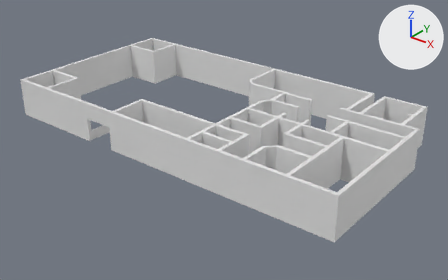
The Blender file Restaurante Universitário/Arquivo blend/restaurante.blend: old version first, new version second.
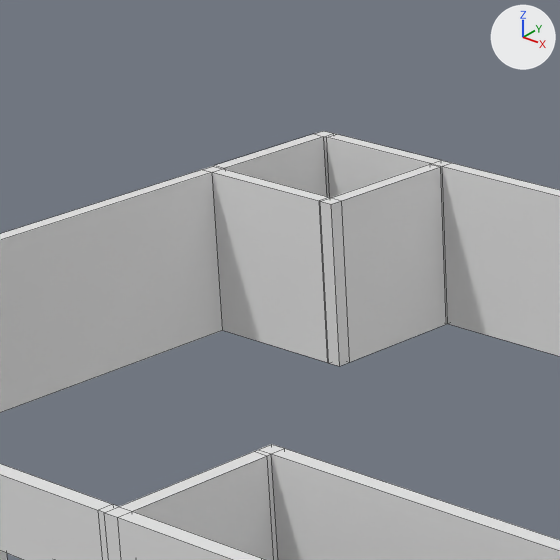
Old and new are each drawn whole from a 50 mm camera at (516.0, -634.0, 381.0) aimed at (16.0, -10.0, -7.0) and again close up on the part from 20% to 44% of the width and 4% to 43% of the height. The lights are fixed; the arrows at upper right show +X, +Y and +Z. The close-ups show mesh edges as thin lines.

In view in the first close-up: 'Paredes'.
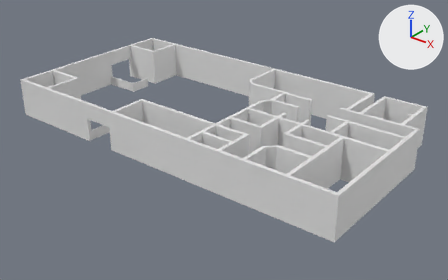
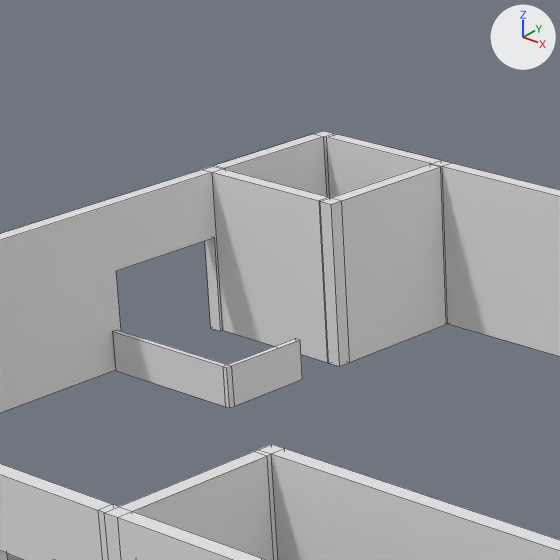
Edits to the bpy script that builds the scene:
```text
Change me_cube_024:
    where me_cube_024.from_pydata(...)  # 662 vertices, 806 faces; spans x -166.0..49.0, y -36.0..75.0, z -1.0..27.0
    used by ob_paredes; location = (146.0, -50.1, 2.0); scale = (2.5, 2.5, 2.0)
    verts and faces of me_cube_024; kept vertices keep their numbers, new ones are numbered from 662
    before: 264 (-166.0, 52.0, -1.0), 265 (-166.0, 52.0, 27.0) at pixel (201, 169), 268 (-164.0, 52.0, -1.0) at pixel (222, 330), 269 (-164.0, 52.0, 27.0) at pixel (212, 172), 304 (-166.0, -12.0, -1.0)
    before: 305 (-166.0, -12.0, 27.0), 306 (-164.0, -12.0, 27.0), 307 (-164.0, -12.0, -1.0)
    me_cube_024 part 1
    add delete_faces([(264, 304, 305, 265), (264, 268, 307, 304), (268, 269, 306, 307)])
    add verts[662] = (-166.0, 52.0, -1.0)  # pixel (210, 328)
    add verts[663] = (-166.0, 52.0, 16.0)
    add verts[664] = (-166.0, 34.0, 16.0)
    add verts[665] = (-166.0, 34.0, -1.0)
    add for new, old in zip([*range(666, 670)], [*range(662, 666)]): verts[new] = verts[old] + (2.0, 0.0, 0.0)
    add faces += [(264, 662, 663, 664, 665, 304, 305, 265), (264, 268, 666, 662), (268, 269, 306, 307, 669, 668, 667, 666), (662, 666, 667, 663), (664, 668, 669, 665), (304, 665, 669, 307)]
    add faces += [(663, 667, 668, 664)]
Add me_cube_002:
    me_cube_002.from_pydata([(-1.0, 42.5, -1.0), (-1.0, 42.5, 13.0), (-1.0, 95.2, -1.0), (-1.0, 95.2, 13.0), (1.0, 42.5, -1.0), (1.0, 42.5, 13.0), (1.0, 95.2, -1.0), (1.0, 95.2, 13.0), (-1.0, 97.2, 13.0), (-1.0, 97.2, -1.0), (1.0, 97.2, -1.0), (1.0, 97.2, 13.0), (32.4, 95.2, 13.0), (32.4, 95.2, -1.0), (32.4, 97.2, 13.0), (32.4, 97.2, -1.0)], [], [(0, 1, 3, 2), (3, 7, 11, 8), (6, 7, 5, 4), (4, 5, 1, 0), (2, 6, 4, 0), (7, 3, 1, 5), (9, 8, 11, 10), (2, 3, 8, 9), (6, 10, 15, 13), (6, 2, 9, 10), (12, 13, 15, 14), (7, 6, 13, 12), (10, 11, 14, 15), (11, 7, 12, 14)])
Add ob_mesa_001:
    ob_mesa_001 = bpy.data.objects.new('Mesa.001', me_cube_002)
    ob_mesa_001.location = (-305.5, 31.0, 13.0)
    ob_mesa_001.rotation_euler = (3.142, 0.0, 1.571)  # degrees (180, 0, 90)
```

Boxes [x1, y1, x2, y2] around the edits, measured in the close-ups (560 x 560 px):
'Mesa.001', added: after [112, 330, 302, 408]
part 1 of me_cube_024, built on: [0, 173, 223, 412] in both
